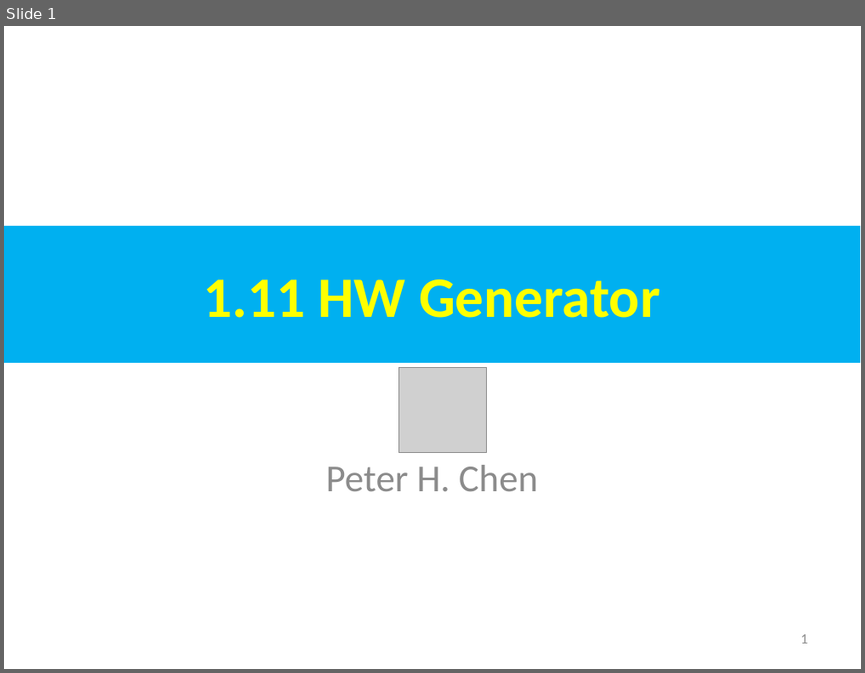
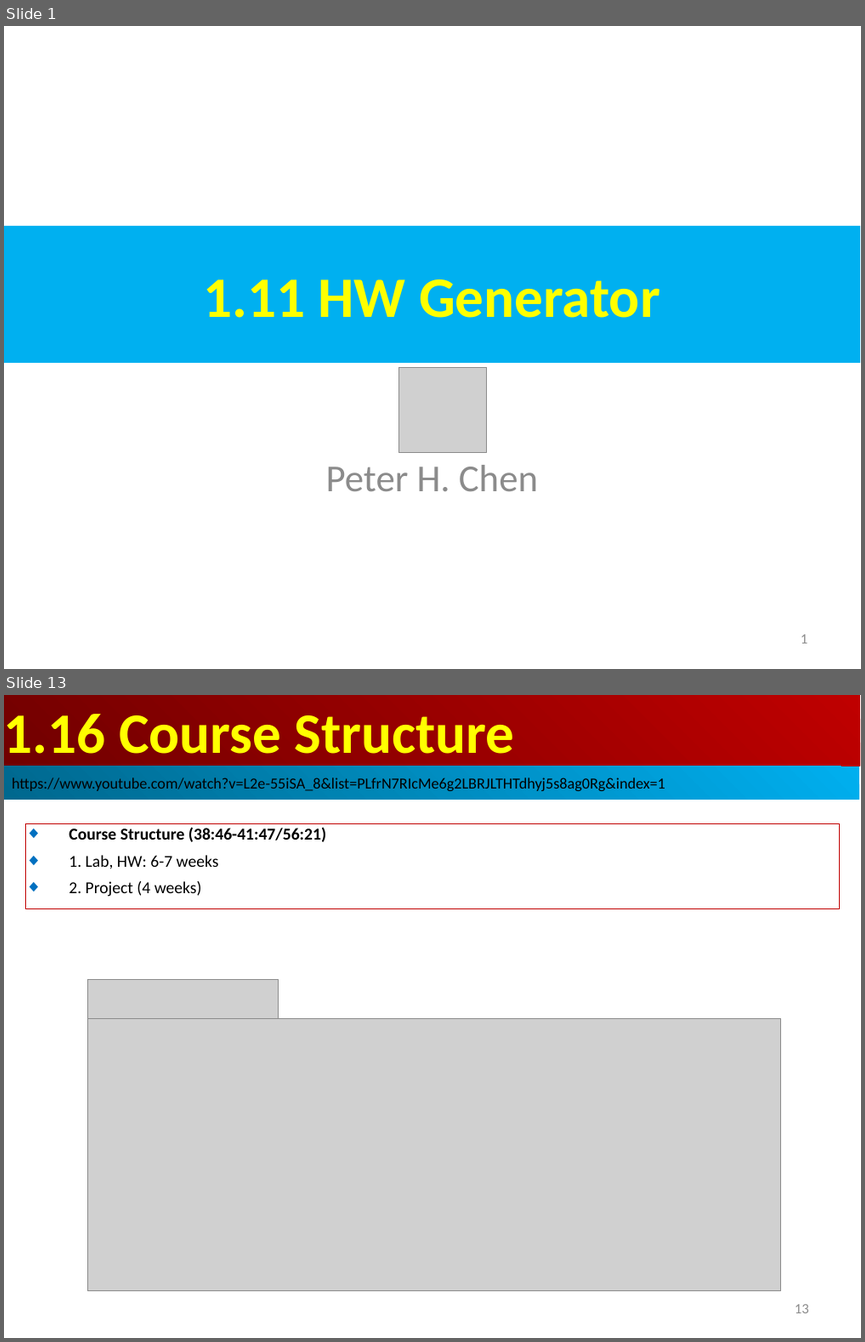
Before and after one commit to peterhchen/AIU_CS800_Chisel, a slide deck: 100_Chisel_HW_Design/001_Intro/000_Video/001.11_20_Generator.ppt. Shown one above the other, each under a label of ours: slide 1 before the commit, slides 1 and 13 after it; the slides between them are not shown. The pictures are 865x673 and 865x1342 pixels, drawn with LibreOffice and Linux fonts; fonts in the diff are those of the drawing; grey boxes stand for pictures. Boxes give left, top, right and bottom in pixels: in the first picture for what was removed or moved away, otherwise in the second. Text is boxed around its words. In the diff, an @@ line names an element or a change of style, - is before the commit and + after.

```diff
--- a/100_Chisel_HW_Design/001_Intro/000_Video/001.11_20_Generator.ppt
+++ b/100_Chisel_HW_Design/001_Intro/000_Video/001.11_20_Generator.ppt
@@ slide 13 added at (4,695,861,1338), background #FFFFFF @@
@@ rectangle added at (4,695,860,766), fill gradient #BF0000 to #710000, 48 pt, text #FFFF00, bold @@
+1.16 Course Structure
@@ rectangle added at (4,766,859,800), fill gradient #00AFEF to #00688E, 13 pt, text #000000 @@
+https://www.youtube.com/watch?v=L2e-55iSA_8&list=PLfrN7RIcMe6g2LBRJLTHTdhyj5s8ag0Rg&index=1
@@ rectangle added at (25,823,840,909), outline #C00000 0.74 pt, 14 pt, text #000000, bold @@
+◆ Course Structure (38:46-41:47/56:21)
+◆ 1. Lab, HW: 6-7 weeks
+◆ 2. Project (4 weeks)
@@ picture added at (87,980,279,1019) @@
@@ picture added at (87,1018,780,1291) @@
@@ page number added at (794,1304,809,1313), 12 pt, text #8B8B8B @@
+13
```
Also in this commit, not shown: 1 slide changed, 18 other slides added, 2 other files.
